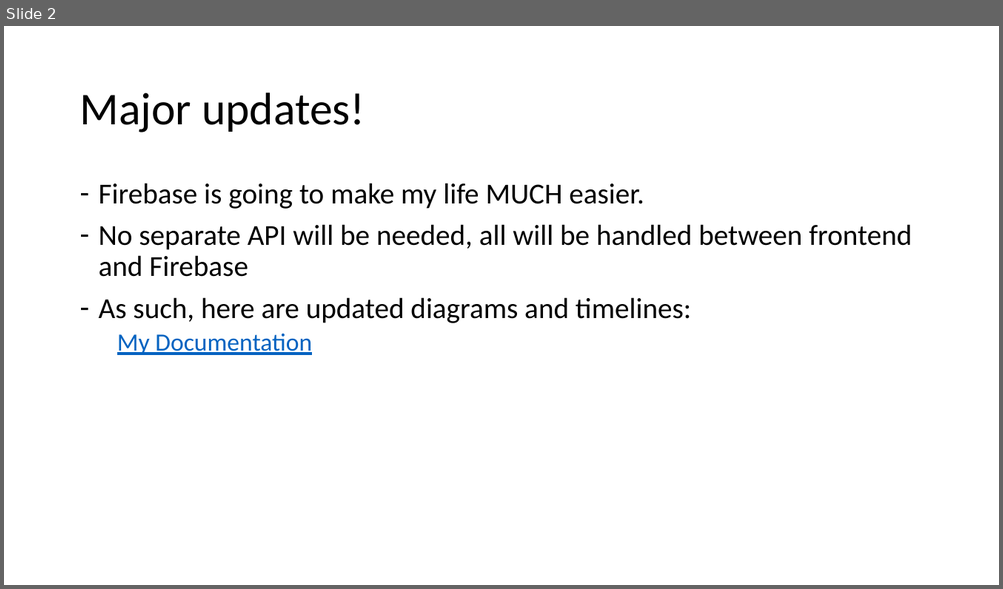
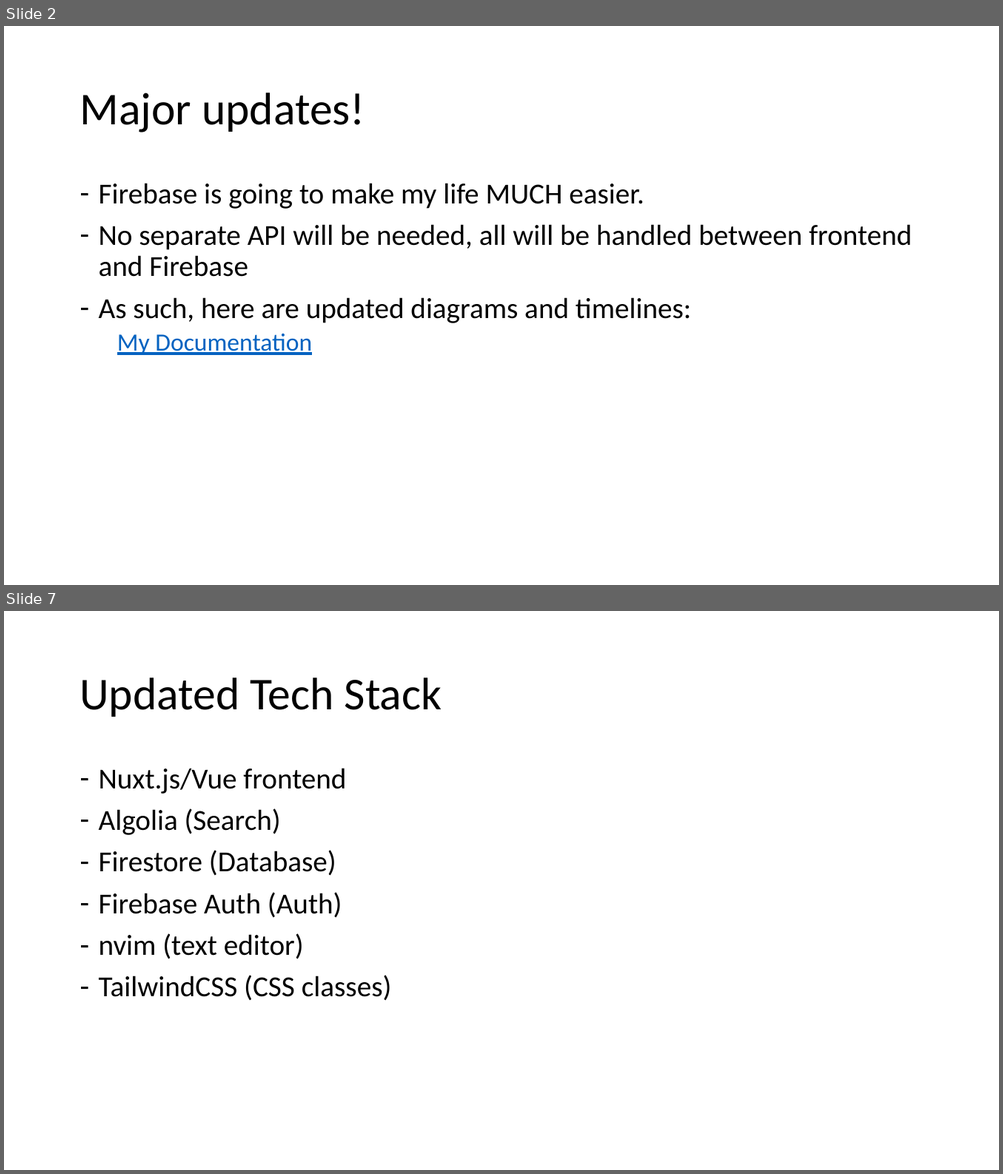
Before and after one commit to Skyward176/UnnamedFitnessApp, a slide deck: Documentation/Presentations/Presentation3.pptx. Shown one above the other, each under a label of ours: slide 2 before the commit, slides 2 and 7 after it; the slides between them are not shown. The pictures are 1003x589 and 1003x1174 pixels, drawn with LibreOffice and Linux fonts; fonts in the diff are those of the drawing. Boxes give left, top, right and bottom in pixels: in the first picture for what was removed or moved away, otherwise in the second. Text is boxed around its words. In the diff, an @@ line names an element or a change of style, - is before the commit and + after.

```diff
--- a/Documentation/Presentations/Presentation3.pptx
+++ b/Documentation/Presentations/Presentation3.pptx
@@ slide 7 added at [4, 611, 999, 1170], background #FFFFFF @@
@@ title added at [79, 678, 442, 717], 44 pt, text #000000 @@
+Updated Tech Stack
@@ text added at [99, 768, 392, 1001], 28 pt, text #000000 @@
+– Nuxt.js/Vue frontend
+– Algolia (Search)
+– Firestore (Database)
+– Firebase Auth (Auth)
+– nvim (text editor)
+– TailwindCSS (CSS classes)
```
Also in this commit, not shown: 5 other slides added, 3 other files.
